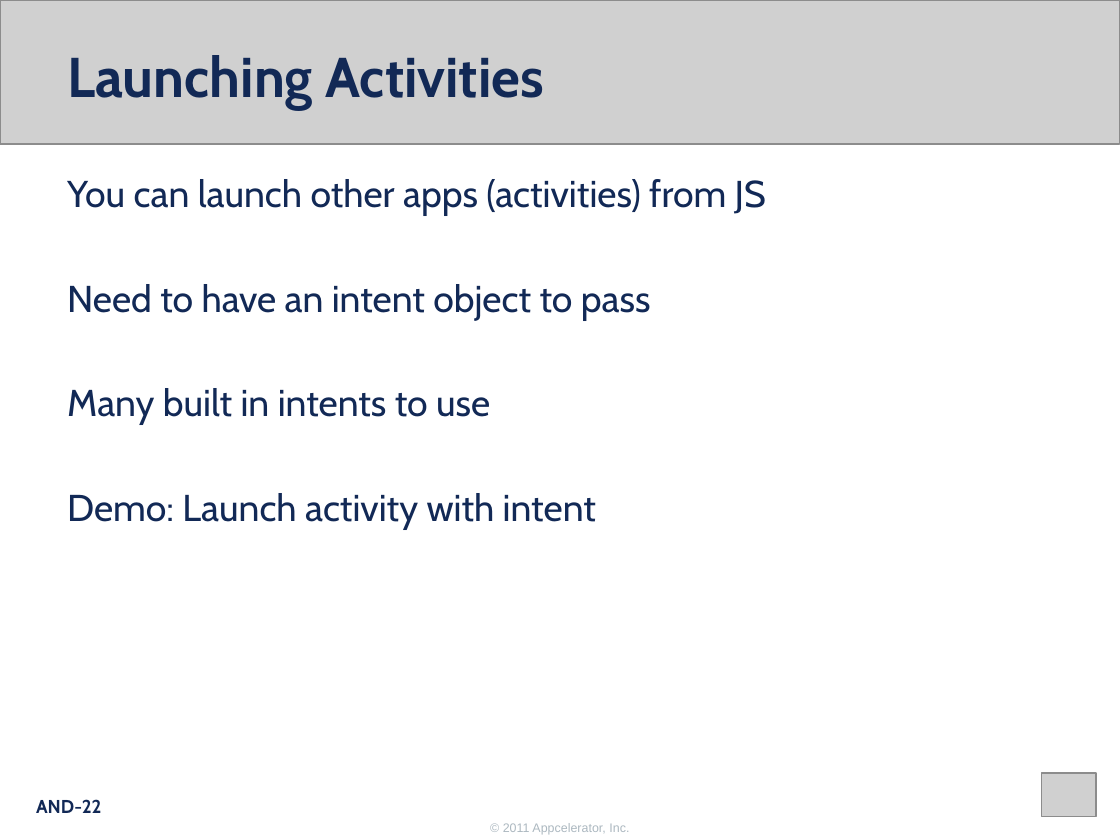
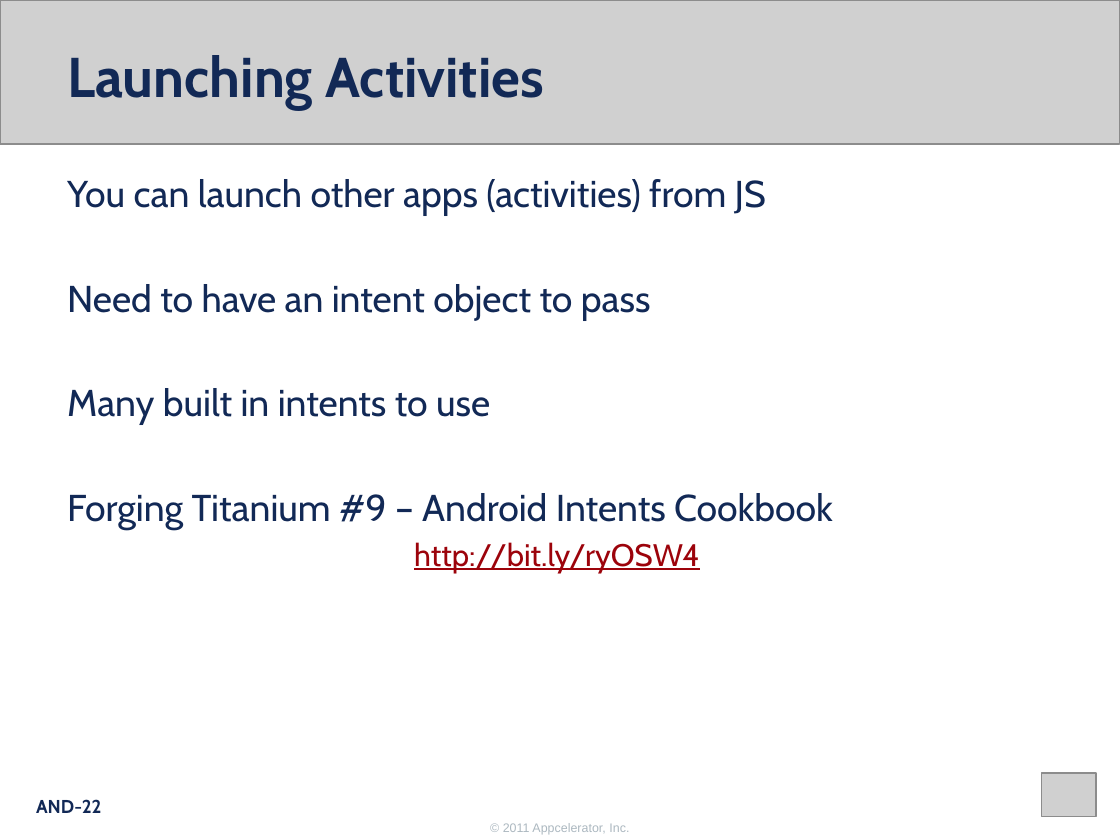
Before and after one commit to appcelerator-forks/appcelerator-training.tcmd_certification, a slide deck: slide 22 of 350.pptx. Drawn at 1120x840 pixels with LibreOffice and Linux fonts; fonts in the diff are those of the drawing; grey boxes stand for pictures; background and template pictures are left out. Boxes give left, top, right and bottom in pixels: in the first picture for what was removed or moved away, otherwise in the second. Text is boxed around its words. In the diff, an @@ line names an element or a change of style, - is before the commit and + after.

```diff
--- a/350.pptx
+++ b/350.pptx
@@ text at (x1=67, y1=493, x2=833, y2=573): text changed @@
-Demo: Launch activity with intent
+Forging Titanium #9 – Android Intents Cookbook
+http://bit.ly/ryOSW4
```
Also in this commit, not shown: 2 other slides changed, 4 other files.
